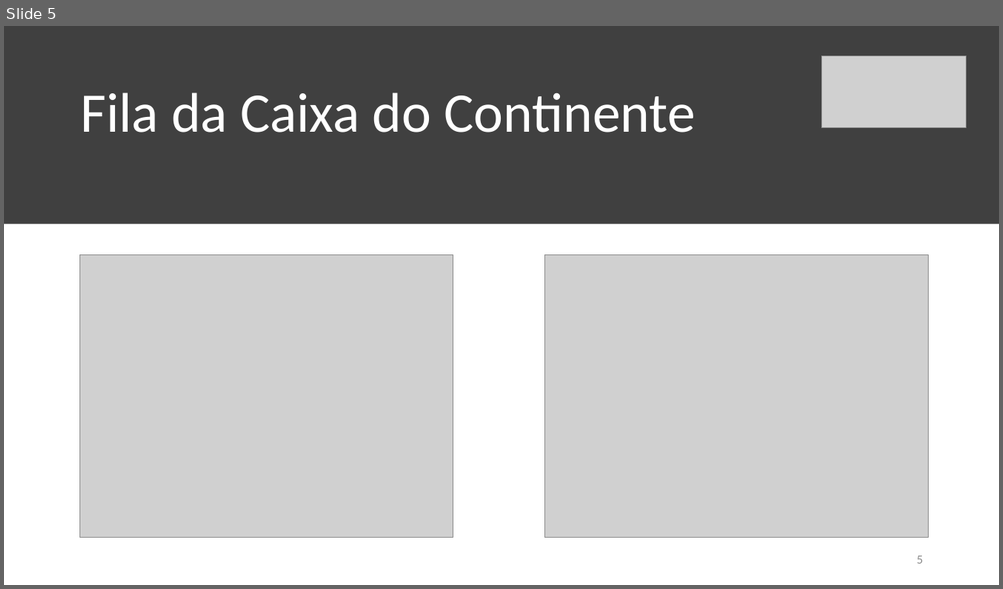
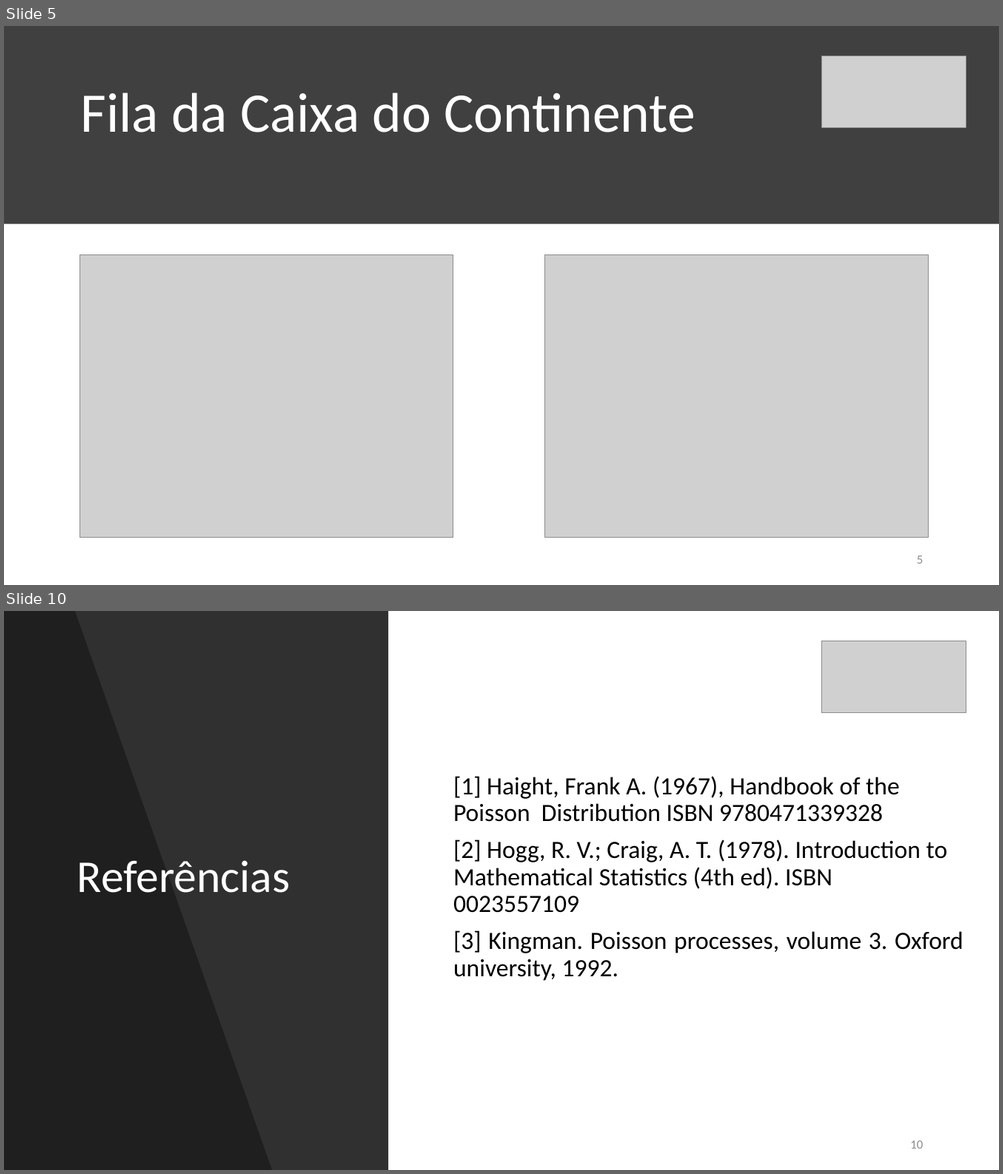
Before and after one commit to RodrigoCoelho7/probabilistic_programming, a slide deck: Short Talks/Poisson and Gamma distributions/Distribuição de Poisson e Gamma.pptx. Shown one above the other, each under a label of ours: slide 5 before the commit, slides 5 and 10 after it; the slides between them are not shown. The pictures are 1003x589 and 1003x1174 pixels, drawn with LibreOffice and Linux fonts; fonts in the diff are those of the drawing; grey boxes stand for pictures. Boxes give left, top, right and bottom in pixels: in the first picture for what was removed or moved away, otherwise in the second. Text is boxed around its words. In the diff, an @@ line names an element or a change of style, - is before the commit and + after.

```diff
--- a/Short Talks/Poisson and Gamma distributions/Distribuição de Poisson e Gamma.pptx
+++ b/Short Talks/Poisson and Gamma distributions/Distribuição de Poisson e Gamma.pptx
@@ slide 10 added at (4,611,999,1170), background #FFFFFF @@
@@ rectangle added at (4,611,388,1170), fill #000000 at 81% opacity @@
@@ freeform shape added at (4,611,272,1170), fill #000000 at 35% opacity @@
@@ picture added at (821,641,966,713) @@
@@ text added at (453,776,963,981), 24 pt, text #000000 @@
+[1] Haight, Frank A. (1967), Handbook of the Poisson Distribution ISBN 9780471339328
+[2] Hogg, R. V.; Craig, A. T. (1978). Introduction to Mathematical Statistics (4th ed). ISBN 0023557109
+[3] Kingman. Poisson processes, volume 3. Oxford university, 1992.
@@ title added at (77,860,290,893), 44 pt, text #FFFFFF @@
+Referências
@@ page number added at (910,1141,922,1149), 12 pt, text #8C8C8C @@
+10
```
Also in this commit, not shown: 6 slides changed, 1 other slide added, 1 slide removed.
